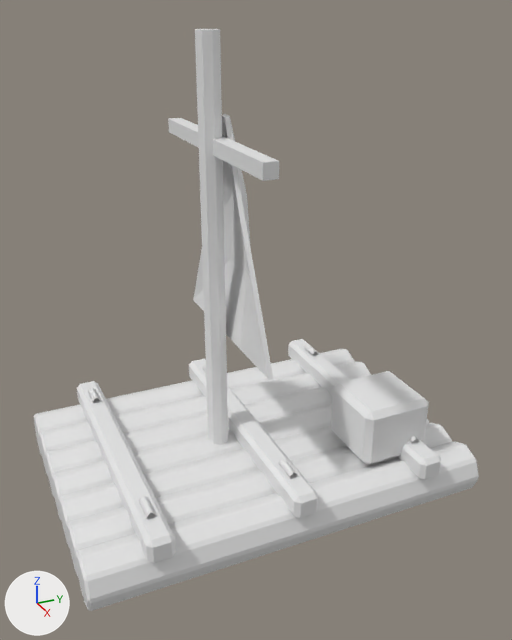
The Blender file ArtSource/Models/Blender/ShipsV03/player_tier_0_v03.blend: old version first, new version second.
The view is the same before and after, from a camera (50 mm lens) standing at (2.39, -1.02, 1.84) and looking at (0.08, 0.02, 0.69). Lighting does not change. The marker at lower left points along +X, +Y and +Z. The picture after the commit comes second.

In view in the first picture: 'Raft_Lashed_Crossbeam_0.0', 'Raft_Lashed_Crossbeam_0.55', 'Raft_Log_1', 'Raft_Log_2', 'Raft_Log_3', 'Raft_Log_4', 'Raft_Log_5', 'Raft_Log_6', 'Raft_Log_7', 'Raft_Mast', 'Raft_Patched_Sail', 'Raft_Supply_Crate' and 6 more.
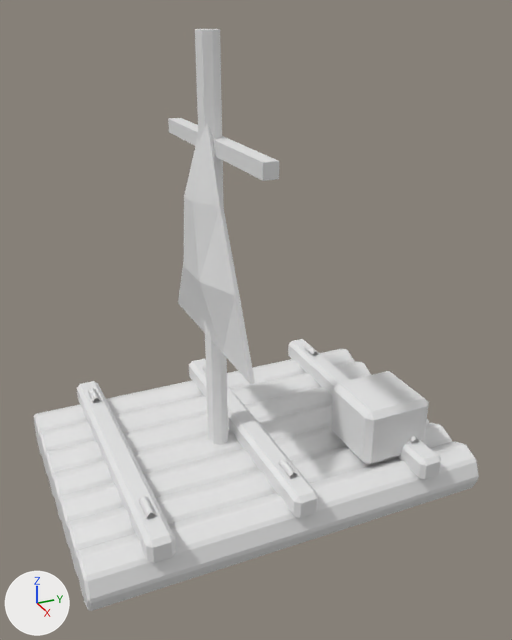
Pixel boxes (x1, y1, x2, y2) of what changed, in the pictures (512 x 640 px):
'Raft_Patched_Sail', reshaped
    before: (193, 114, 273, 380)
    after: (178, 123, 255, 384)

The change, as a list of edits to the scene's bpy script:
```text
Change me_raft_patched_sail_mesh:
    used by ob_raft_patched_sail; location = (0.0, 0.0, 0.0); rotation_euler = (0.0, 0.0, 3.142), in degrees (0, 0, 180)
    remove me_raft_patched_sail_mesh.from_pydata(...)  # 32 vertices, 30 faces; spans x -0.4..0.4, y -0.001..0.073, z 0.6..1.46
    add me_raft_patched_sail_mesh.from_pydata(...)  # 32 vertices, 30 faces; spans x -0.401..0.401, y 0.126..0.211, z 0.599..1.462
    me_raft_patched_sail_mesh part 1
    me_raft_patched_sail_mesh.vertices[0].co: (-0.024, 0.055, 1.46) -> (-0.019, 0.128, 1.458)  # pixel (229, 115) -> not seen
    me_raft_patched_sail_mesh.vertices[1].co: (-0.008, 0.055, 1.46) -> (-0.006, 0.127, 1.458)  # pixel (227, 115) -> not seen
    me_raft_patched_sail_mesh.vertices[2].co: (0.008, 0.055, 1.46) -> (0.006, 0.127, 1.458)  # pixel (226, 114) -> not seen
    me_raft_patched_sail_mesh.vertices[3].co: (0.024, 0.055, 1.46) -> (0.019, 0.128, 1.458)  # pixel (224, 113) -> not seen
    me_raft_patched_sail_mesh.vertices[4].co: (-0.133, 0.055, 1.173) -> (-0.129, 0.127, 1.172)  # pixel (242, 203) -> pixel (223, 205)
    me_raft_patched_sail_mesh.vertices[5].co: (-0.044, -0.001, 1.173) -> (-0.042, 0.194, 1.172)  # pixel (247, 195) -> not seen
    me_raft_patched_sail_mesh.vertices[6].co: (0.044, -0.001, 1.173) -> (0.042, 0.194, 1.172)
    me_raft_patched_sail_mesh.vertices[7].co: (0.133, 0.055, 1.173) -> (0.129, 0.127, 1.172)
    me_raft_patched_sail_mesh.vertices[8].co: (-0.267, 0.055, 0.887) -> (-0.264, 0.126, 0.887)  # pixel (258, 291) -> pixel (239, 294)
    me_raft_patched_sail_mesh.vertices[9].co: (-0.089, -0.001, 0.887) -> (-0.087, 0.194, 0.887)
    me_raft_patched_sail_mesh.vertices[10].co: (0.089, -0.001, 0.887) -> (0.087, 0.194, 0.887)
    me_raft_patched_sail_mesh.vertices[11].co: (0.267, 0.055, 0.887) -> (0.264, 0.126, 0.887)
    me_raft_patched_sail_mesh.vertices[12].co: (-0.4, 0.055, 0.6) -> (-0.399, 0.126, 0.601)  # pixel (273, 379) -> pixel (255, 383)
    me_raft_patched_sail_mesh.vertices[13].co: (-0.133, 0.055, 0.6) -> (-0.133, 0.126, 0.601)
    me_raft_patched_sail_mesh.vertices[14].co: (0.133, 0.055, 0.6) -> (0.133, 0.126, 0.601)
    me_raft_patched_sail_mesh.vertices[15].co: (0.4, 0.055, 0.6) -> (0.399, 0.126, 0.601)
    me_raft_patched_sail_mesh.vertices[16].co: (-0.016, 0.071, 1.456) -> (-0.029, 0.142, 1.462)  # pixel (224, 116) -> not seen
    me_raft_patched_sail_mesh.vertices[17].co: (-0.004, 0.072, 1.456) -> (-0.01, 0.143, 1.462)  # pixel (222, 116) -> not seen
    me_raft_patched_sail_mesh.vertices[18].co: (0.004, 0.072, 1.456) -> (0.01, 0.143, 1.462)  # pixel (222, 116) -> not seen
    me_raft_patched_sail_mesh.vertices[19].co: (0.016, 0.071, 1.456) -> (0.029, 0.142, 1.462)  # pixel (221, 115) -> not seen
    me_raft_patched_sail_mesh.vertices[20].co: (-0.126, 0.071, 1.171) -> (-0.138, 0.143, 1.175)  # pixel (237, 204) -> pixel (219, 206)
    me_raft_patched_sail_mesh.vertices[21].co: (-0.041, 0.016, 1.171) -> (-0.047, 0.211, 1.175)  # not seen -> pixel (192, 202)
    me_raft_patched_sail_mesh.vertices[22].co: (0.041, 0.016, 1.171) -> (0.047, 0.211, 1.175)  # pixel (233, 191) -> pixel (184, 195)
    me_raft_patched_sail_mesh.vertices[23].co: (0.126, 0.071, 1.171) -> (0.138, 0.143, 1.175)
    me_raft_patched_sail_mesh.vertices[24].co: (-0.263, 0.073, 0.887) -> (-0.269, 0.144, 0.887)  # pixel (253, 292) -> pixel (235, 295)
    me_raft_patched_sail_mesh.vertices[25].co: (-0.086, 0.017, 0.887) -> (-0.09, 0.211, 0.886)  # pixel (247, 273) -> pixel (199, 281)
    me_raft_patched_sail_mesh.vertices[26].co: (0.086, 0.017, 0.887) -> (0.09, 0.211, 0.886)  # pixel (230, 259) -> pixel (183, 266)
    me_raft_patched_sail_mesh.vertices[27].co: (0.263, 0.073, 0.887) -> (0.269, 0.144, 0.887)  # pixel (201, 248) -> pixel (184, 250)
    me_raft_patched_sail_mesh.vertices[28].co: (-0.398, 0.073, 0.601) -> (-0.401, 0.144, 0.599)  # pixel (268, 379) -> pixel (250, 384)
    me_raft_patched_sail_mesh.vertices[29].co: (-0.132, 0.073, 0.602) -> (-0.134, 0.144, 0.599)  # pixel (239, 348) -> pixel (222, 353)
    me_raft_patched_sail_mesh.vertices[30].co: (0.132, 0.073, 0.602) -> (0.134, 0.144, 0.599)  # not seen -> pixel (198, 326)
    me_raft_patched_sail_mesh.vertices[31].co: (0.398, 0.073, 0.601) -> (0.401, 0.144, 0.599)  # pixel (193, 300) -> pixel (177, 302)
```
